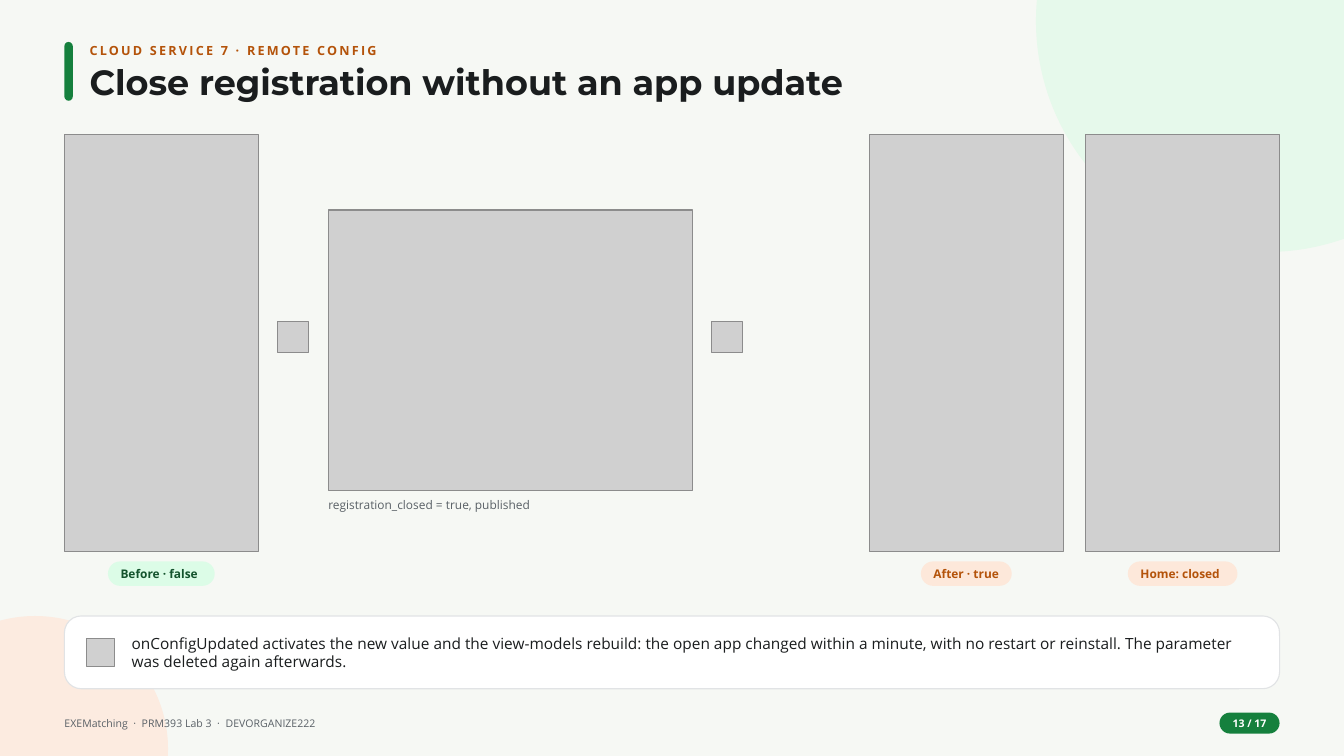
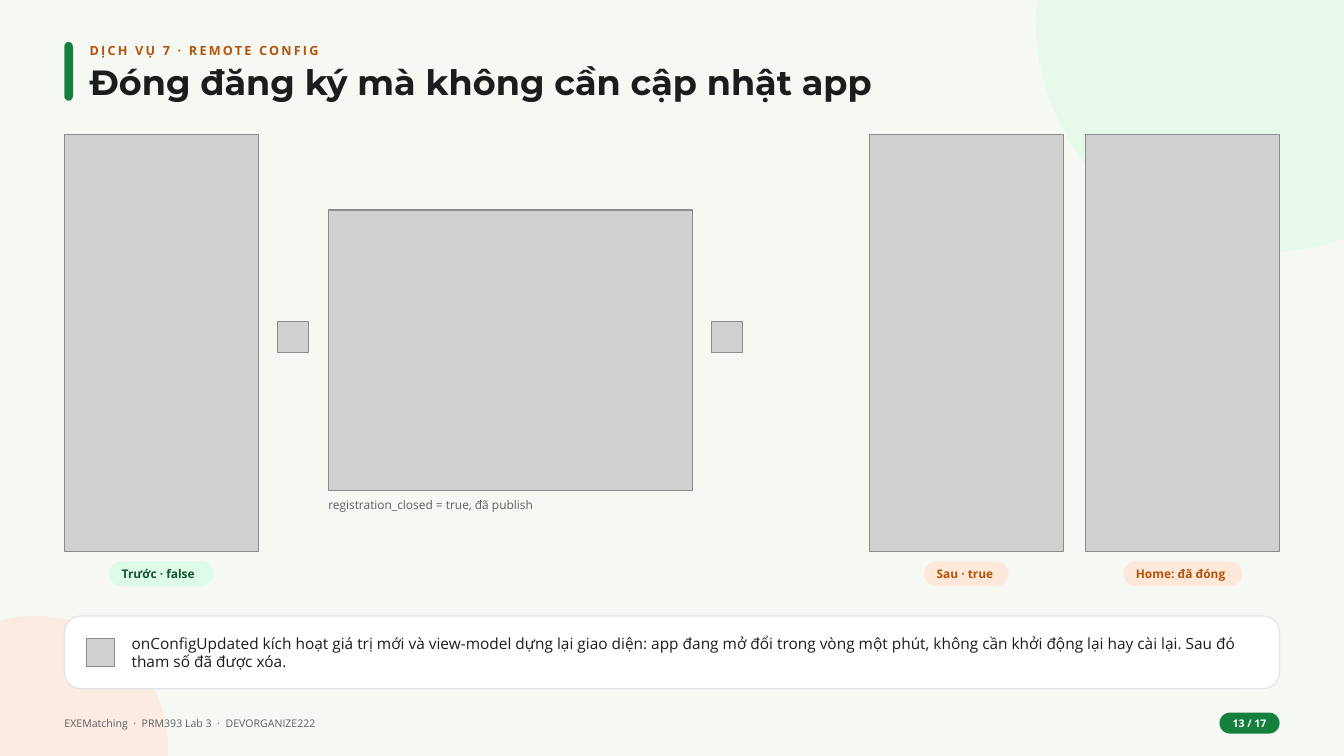
Before and after one commit to DEVORGANIZE222/Lab3_Cloud-Enabled_Mobile_App, a slide deck: slide 13 of slides/Lab03_DEVORGANIZE222_slides.pptx. Drawn at 1344x756 pixels with LibreOffice and Linux fonts; fonts in the diff are those of the drawing; grey boxes stand for pictures. Boxes give left, top, right and bottom in pixels: in the first picture for what was removed or moved away, otherwise in the second. Text is boxed around its words. In the diff, an @@ line names an element or a change of style, - is before the commit and + after.

```diff
--- a/slides/Lab03_DEVORGANIZE222_slides.pptx
+++ b/slides/Lab03_DEVORGANIZE222_slides.pptx
@@ text at <box>90,46,318,58</box>: text changed @@
-CLOUD SERVICE 7 · REMOTE CONFIG
+DỊCH VỤ 7 · REMOTE CONFIG
@@ text at <box>90,66,872,103</box>: text changed @@
-Close registration without an app update
+Đóng đăng ký mà không cần cập nhật app
@@ text at <box>328,500,533,512</box>: text changed @@
-registration_closed = true, published
+registration_closed = true, đã publish
@@ text at <box>122,569,194,578</box>: text changed @@
-Before · false
+Trước · false
@@ text at <box>937,569,993,578</box>: text changed @@
-After · true
+Sau · true
@@ rounded rectangle: place and size @@
-rounded rectangle at <box>1128,562,1238,586</box>
+rounded rectangle at <box>1123,562,1242,586</box>
@@ text at <box>1136,569,1226,581</box>: text changed @@
-Home: closed
+Home: đã đóng
@@ text at <box>132,635,1235,670</box>: text changed @@
-onConfigUpdated activates the new value and the view-models rebuild: the open app changed within a minute, with no restart or reinstall. The parameter was deleted again afterwards.
+onConfigUpdated kích hoạt giá trị mới và view-model dựng lại giao diện: app đang mở đổi trong vòng một phút, không cần khởi động lại hay cài lại. Sau đó tham số đã được xóa.
```
Also in this commit, not shown: 14 other slides changed, 2 slides added, 2 slides removed.
